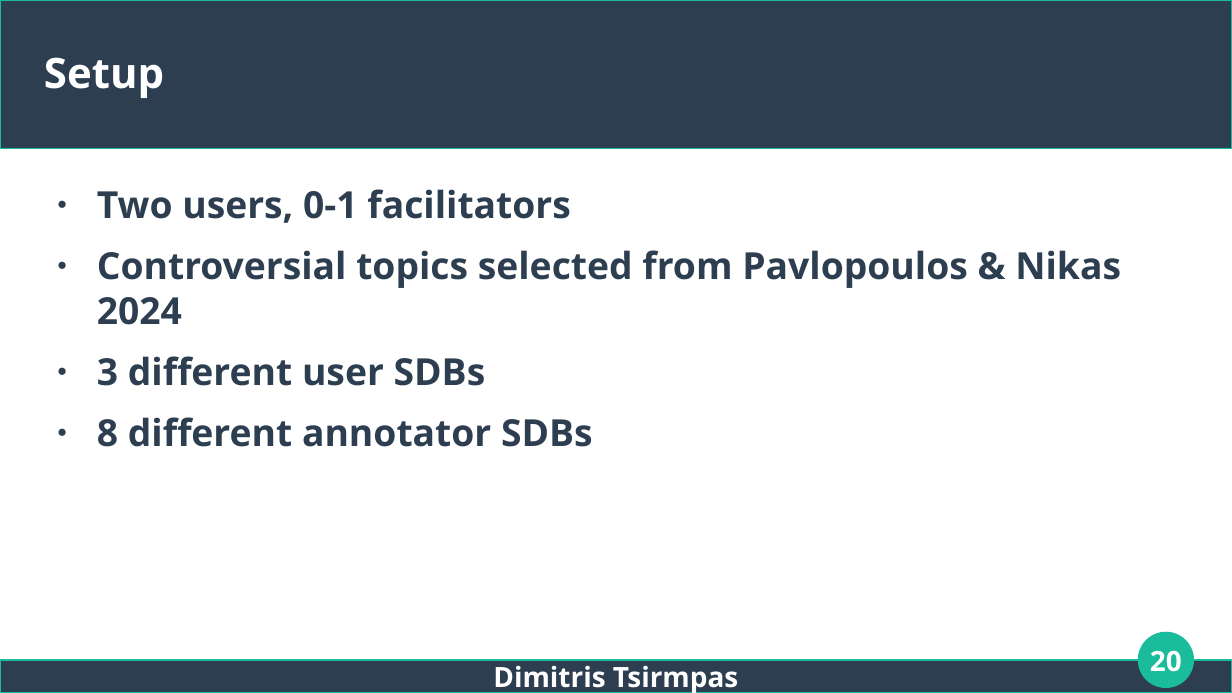
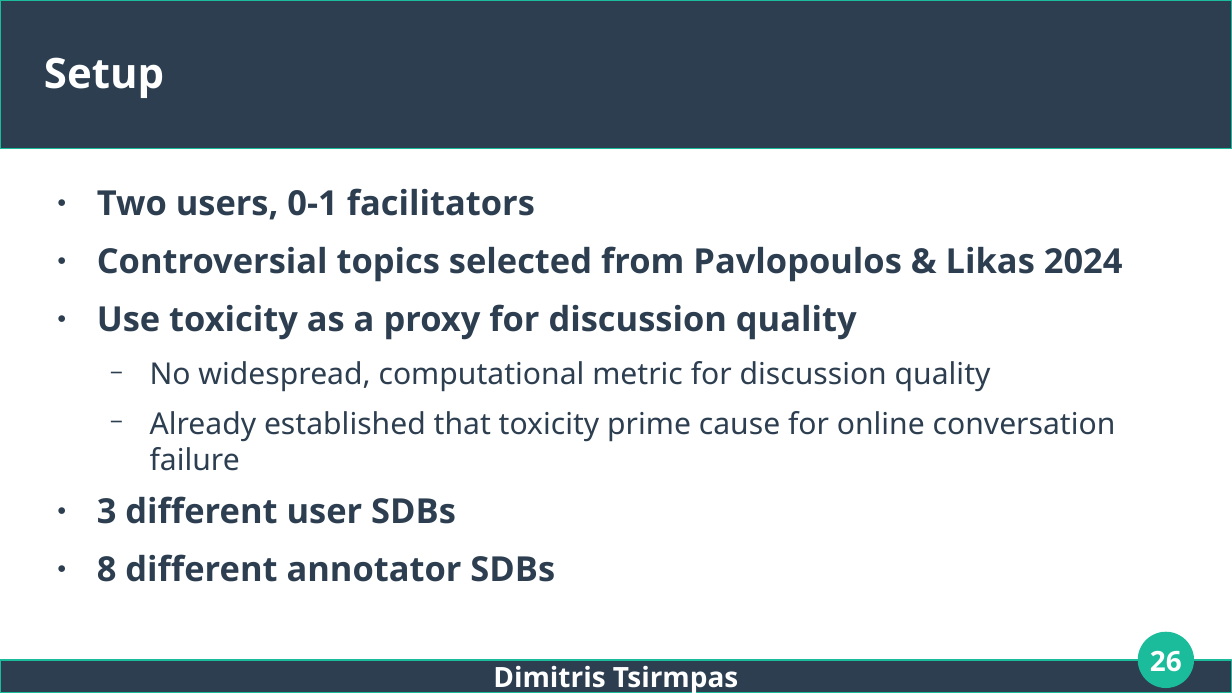
Before and after one commit to dimits-ts/llm_moderation_research, a slide deck: slide 26 of presentations/thesis.odp (slide 20 before the commit). Drawn at 1232x693 pixels with LibreOffice and Linux fonts; fonts in the diff are those of the drawing. Boxes give left, top, right and bottom in pixels: in the first picture for what was removed or moved away, otherwise in the second. Text is boxed around its words. In the diff, an @@ line names an element or a change of style, - is before the commit and + after.

```diff
--- a/presentations/thesis.odp
+++ b/presentations/thesis.odp
@@ text at (x1=97, y1=188, x2=555, y2=582): size 24 to 22.2 pt in "Two users, 0-1 facilitators", "3 different user SDBs", "8 different annotator SDBs" @@
@@ text at (x1=97, y1=246, x2=1123, y2=471): text changed; size 24 to 19.4 pt; bold off @@
-● Controversial topics selected from Pavlopoulos & Nikas 2024
+● Controversial topics selected from Pavlopoulos & Likas 2024
+● Use toxicity as a proxy for discussion quality
+  − No widespread, computational metric for discussion quality
+  − Already established that toxicity prime cause for online conversation failure
@@ page number at (x1=1150, y1=650, x2=1182, y2=672): text changed @@
-20
+26
```
Also in this commit, not shown: 11 other slides changed, 7 slides added.
